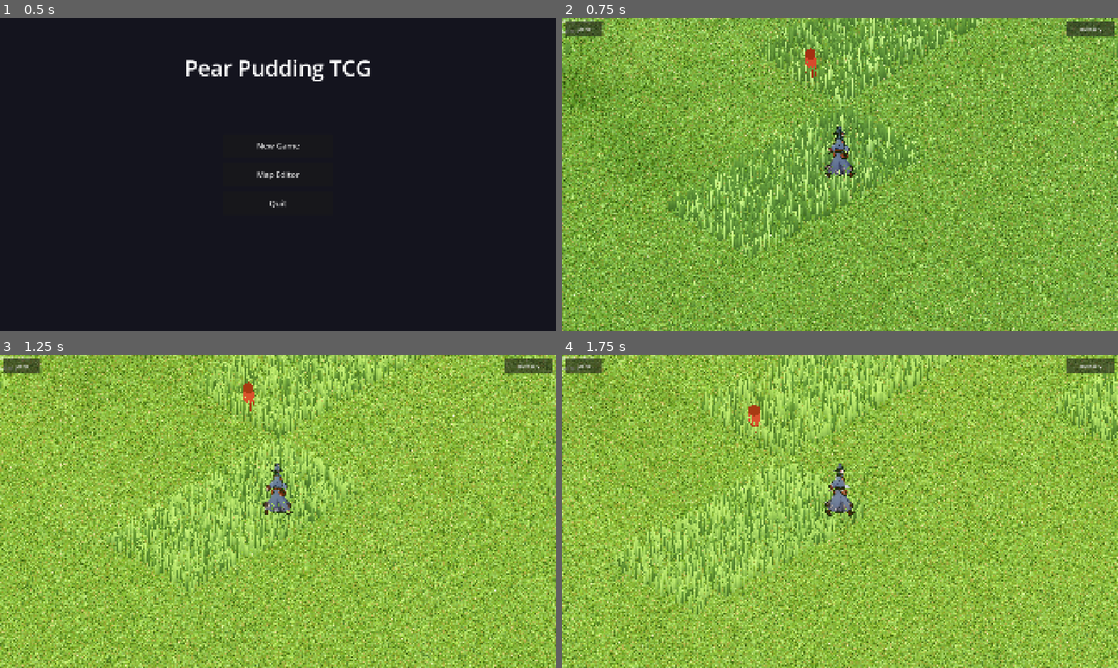
Above: before the commit, frames 1-4 (two rows, left to right).
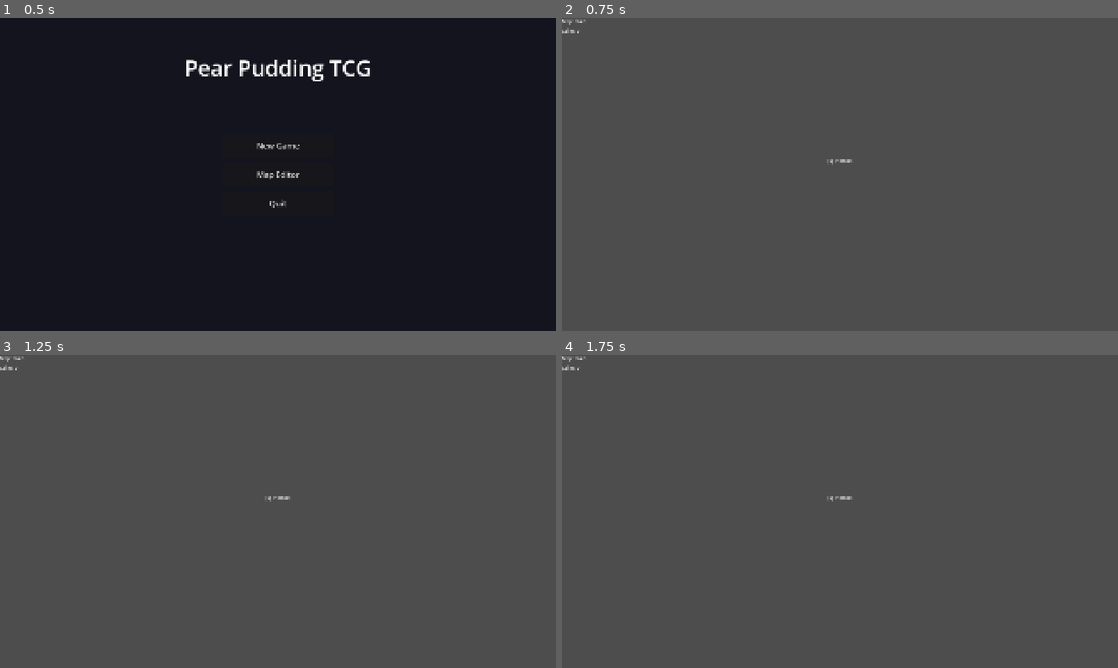
Above: after the commit, the same moments.

Repository: ChrisPauly97/pear-pudding-godot
Game: Godot game, scene res://scenes/ui/MenuScene.tscn
The game is run twice, just before and just after one commit, with the same random seed, the same clock (stepped at 60 frames per second) and the same inputs.
Inputs (mouse positions are in pixels of both pictures, inside the frame that each line leads up to):
- Up to frame 1 (0.5 s): no input
- Up to frame 2 (0.75 s): click "New Game" at 0.5 s
- Up to frame 3 (1.25 s): no input
- Up to frame 4 (1.75 s): tap Enter at 1.25 s; move the mouse to (962, 495) at 1.27 s; hold D (move_right) from 1.28 s (still down); hold E (interact) from 1.28 s (still down); click (962, 495) at 1.42 s; tap Space (jump) at 1.52 s

Frame 1 is identical in both runs. In frame 2, 100% of the frame differs, in the area x 0-100%, y 0-100%; in frame 3, 100%; in frame 4, 100%.
Error after the commit: Parse Error: Identifier "infinite" not declared in the current scope. (res://scenes/world/WorldScene.gd:866)

Commit message:
adding changes

Diff:
--- a/assets/shaders/grass_cluster.gdshader
+++ b/assets/shaders/grass_cluster.gdshader
@@ -4,7 +4,7 @@
 // silhouettes across the UV space so a single quad looks like a small tuft of
 // grass.  This gives cheap apparent density without individual blade geometry.
 shader_type spatial;
-render_mode cull_disabled, alpha_to_coverage, billboard_fixed_y, unshaded;
+render_mode cull_disabled, alpha_to_coverage, unshaded;
 
 uniform vec4  color_base : source_color = vec4(0.22, 0.32, 0.12, 1.0);
 uniform vec4  color_mid  : source_color = vec4(0.36, 0.52, 0.18, 1.0);
@@ -13,8 +13,27 @@
 uniform vec2  wind_direction                         = vec2(1.0, 0.35);
 
 void vertex() {
-	// Sway the top of the quad in screen-horizontal (local X after billboard).
-	// UV.y is 0 at the root, 1 at the tip — same layout as the blade mesh.
+	// Y-axis billboard: rotate the quad around world Y to face the camera,
+	// keeping it upright (no look_at tilt). Extract camera XZ direction from
+	// the inverse view matrix, flatten to Y=0, then rebuild the local axes.
+	vec3 cam_world = (inverse(VIEW_MATRIX) * vec4(0.0, 0.0, 0.0, 1.0)).xyz;
+	vec3 world_pos = (MODEL_MATRIX * vec4(0.0, 0.0, 0.0, 1.0)).xyz;
+	vec3 to_cam = cam_world - world_pos;
+	to_cam.y = 0.0;
+	float len = length(to_cam);
+	if (len > 0.001) {
+		to_cam /= len;
+	} else {
+		to_cam = vec3(0.0, 0.0, 1.0);
+	}
+	vec3 right = normalize(cross(vec3(0.0, 1.0, 0.0), to_cam));
+	vec3 up    = vec3(0.0, 1.0, 0.0);
+	// Rebuild vertex position in billboard space, keeping instance scale/offset
+	vec3 local = VERTEX;
+	VERTEX = right * local.x + up * local.y;
+
+	// Sway the top of the quad in the billboard-right direction.
+	// UV.y is 0 at the root, 1 at the tip.
 	float bend  = UV.y * UV.y;
 	float sway  = sin(TIME * 1.4) * 0.65 + sin(TIME * 0.38) * 0.35;
 	float drift = sin(TIME * 0.07) * 0.35;
@@ -23,7 +42,7 @@
 	vec2 wdir = normalize(vec2(
 		wind_direction.x * cd - wind_direction.y * sd,
 		wind_direction.x * sd + wind_direction.y * cd));
-	VERTEX.x += wdir.x * wind_strength * sway * bend * 0.35;
+	VERTEX += right * wdir.x * wind_strength * sway * bend * 0.35;
 }
 
 // Returns 1.0 inside a tapered blade shape, 0.0 outside.
--- a/scenes/world/GrassBlades.gd
+++ b/scenes/world/GrassBlades.gd
@@ -61,9 +61,12 @@
 var _chunk_mmis:   Dictionary = {}
 var _cluster_mmis: Dictionary = {}
 
+static var _registered_global_params: Dictionary = {}
+
 static func _ensure_global_param(name: String, type: RenderingServer.GlobalShaderParameterType, default_value: Variant) -> void:
-	if RenderingServer.global_shader_parameter_get(name) == null:
+	if not _registered_global_params.has(name):
 		RenderingServer.global_shader_parameter_add(name, type, default_value)
+		_registered_global_params[name] = true
 
 func _init_material() -> void:
 	if _mat:
--- a/scenes/world/WorldScene.gd
+++ b/scenes/world/WorldScene.gd
@@ -863,6 +863,27 @@
 	var px: float = _player.position.x
 	var pz: float = _player.position.z
 
+	if infinite:
+		var enemy := _find_nearby_enemy_infinite(px, pz, IsoConst.INTERACT_RANGE)
+		if enemy != null and enemy.has_method("engage"):
+			enemy.engage()
+			return
+		var chest := _find_nearby_chest_infinite(px, pz, IsoConst.INTERACT_RANGE)
+		if not chest.is_empty() and not chest.get("opened", false):
+			chest["opened"] = true
+			var cid: String = str(chest.get("id", ""))
+			SceneManager.save_manager.mark_chest_opened(cid)
+			var node := _chest_nodes.get(cid) as Node3D
+			if node and node.has_method("mark_opened"):
+				node.mark_opened()
+			var chest_pos := Vector3(float(chest.get("x", px)), get_terrain_height(float(chest.get("x", px)), float(chest.get("z", pz))) + 0.25, float(chest.get("z", pz)))
+			var card_ids: Array[String] = []
+			card_ids.assign(chest.get("card_ids", []))
+			_spawn_card_items(card_ids, chest_pos)
+			_spawn_coin_piles(chest_pos)
+		return
+
+	# Named-map path
 	var door := _find_nearby_door(px, pz, IsoConst.INTERACT_RANGE)
 	if not door.is_empty():
 		var target_map: String = door.get("target_map", "")
@@ -887,7 +908,9 @@
 		if node and node.has_method("mark_opened"):
 			node.mark_opened()
 		var chest_pos := Vector3(float(chest.get("x", px)), get_terrain_height(float(chest.get("x", px)), float(chest.get("z", pz))) + 0.25, float(chest.get("z", pz)))
-		_spawn_card_items(chest.get("card_ids", []), chest_pos)
+		var chest_card_ids: Array[String] = []
+		chest_card_ids.assign(chest.get("card_ids", []))
+		_spawn_card_items(chest_card_ids, chest_pos)
 		_spawn_coin_piles(chest_pos)
 		return
 
--- a/scenes/world/entities/WorldItem.gd
+++ b/scenes/world/entities/WorldItem.gd
@@ -244,7 +244,8 @@
 	if _is_coin:
 		SceneManager.save_manager.add_coins(_coin_amount)
 	else:
-		SceneManager.save_manager.add_cards_to_deck([card_id])
+		var ids: Array[String] = [card_id]
+		SceneManager.save_manager.add_cards_to_deck(ids)
 	# Disable collision before tweening — physics can't invert a zero-scale basis
 	var col := find_child("CollisionShape3D", true, false) as CollisionShape3D
 	if col:
Not shown, added: assets/textures/_full_body_side_profile_facing_right__walking_pose__after_a_stride__________________________________________________________staff_in_left_hand_20959220.png.import
Not shown, added: assets/textures/_full_body_side_profile_facing_right__walking_pose__after_a_stride__________________________________________________________staff_in_left_hand_2666363668.png.import
Not shown, added: assets/textures/_full_body_side_profile_facing_right__walking_pose__after_a_stride__________________________________________________________staff_in_left_hand_2762616945.png.import
Not shown, added: assets/textures/_full_body_side_profile_facing_right__walking_pose__after_a_stride__________________________________________________________staff_in_left_hand_3376596241.png.import
Not shown, added: assets/textures/_full_body_side_profile_facing_right__walking_pose__mid_stride____________________________________________________________right_leg_forward__staff_in_left_hand_1635387716.png.import
Not shown, added: assets/textures/_full_body_side_profile_facing_right__walking_pose__mid_stride____________________________________________________________right_leg_forward__staff_in_left_hand_2409319073.png.import
Not shown, added: assets/textures/_full_body_side_profile_facing_right__walking_pose__mid_stride____________________________________________________________right_leg_forward__staff_in_left_hand_3203771669(1).png.import
Not shown, added: assets/textures/_full_body_side_profile_facing_right__walking_pose__mid_stride____________________________________________________________right_leg_forward__staff_in_left_hand_3677040314.png.import
Not shown, added: assets/textures/_full_body_side_profile_facing_right__walking_pose__mid_stride____________________________________________________________right_leg_forward__staff_in_left_hand_704754893.png.import
Not shown, added: assets/textures/wizard_walk_sheet.png.import
Not shown, added: data/CardData.gd.uid
Not shown, added: data/EnemyData.gd.uid
(and 6 more such lines)
